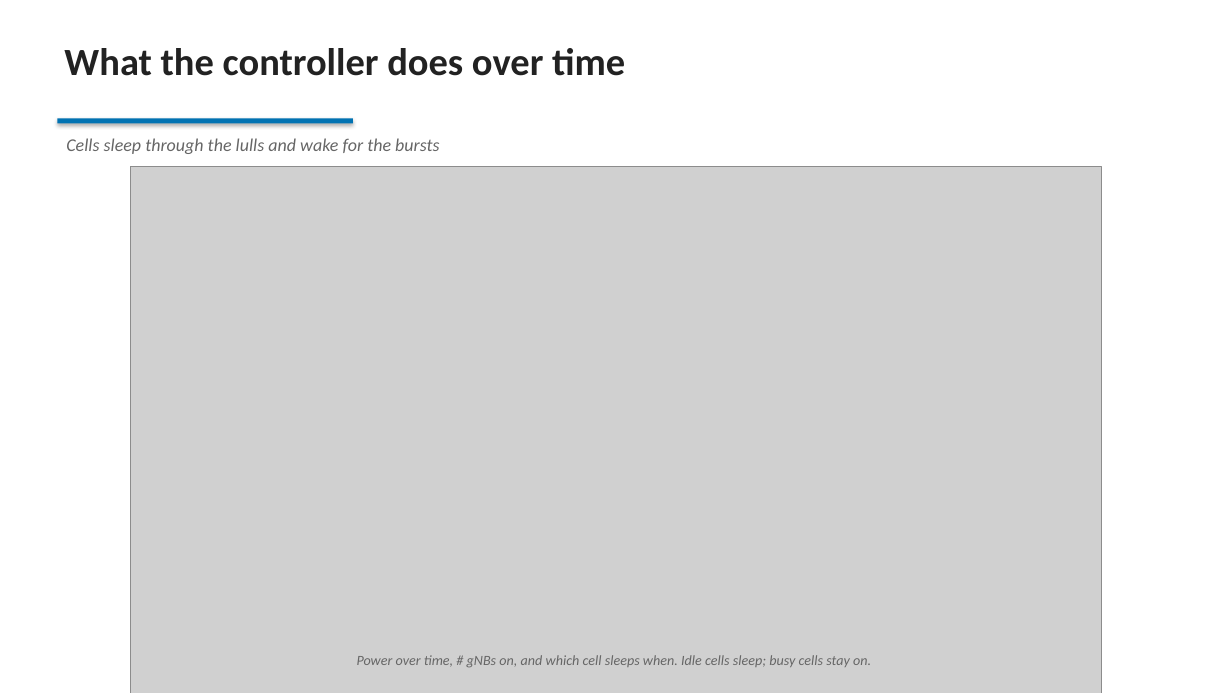
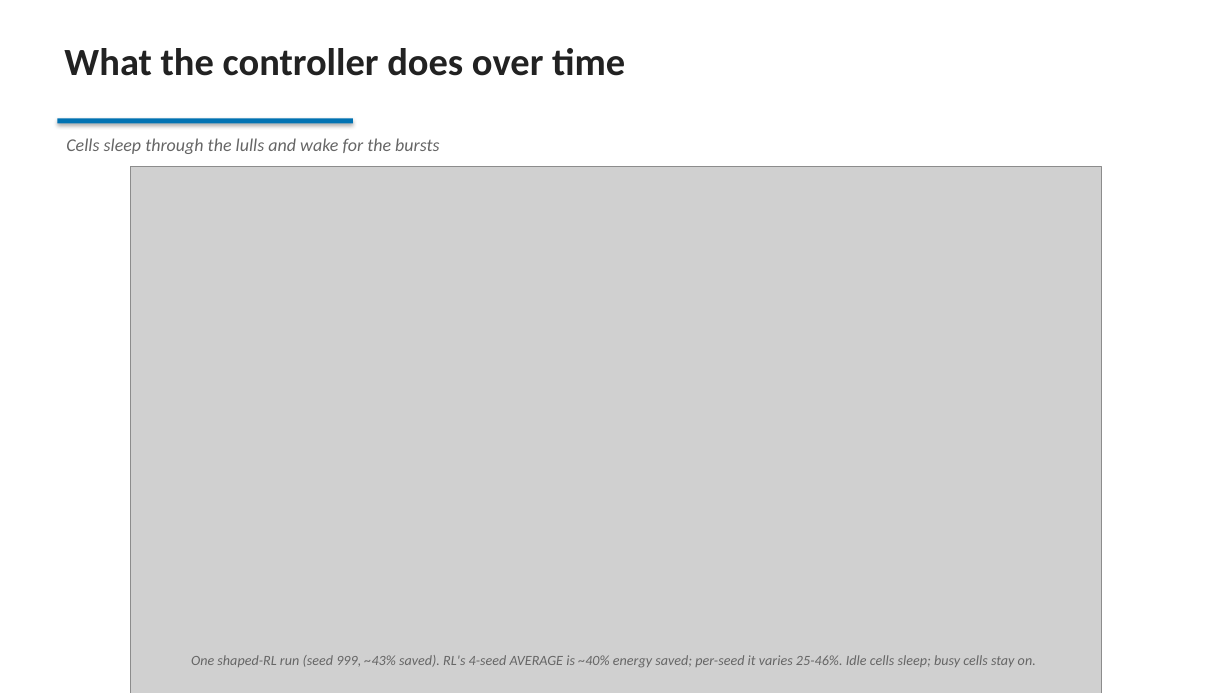
Before and after one commit to SergeantCooper/ns-o-ran-gym, a slide deck: slide 11 of energy_saving_RL_project.pptx. Drawn at 1232x693 pixels with LibreOffice and Linux fonts; fonts in the diff are those of the drawing; grey boxes stand for pictures. Boxes give left, top, right and bottom in pixels: in the first picture for what was removed or moved away, otherwise in the second. Text is boxed around its words. In the diff, an @@ line names an element or a change of style, - is before the commit and + after.

```diff
--- a/energy_saving_RL_project.pptx
+++ b/energy_saving_RL_project.pptx
@@ text at box(191, 655, 1036, 667): text changed @@
-Power over time, # gNBs on, and which cell sleeps when. Idle cells sleep; busy cells stay on.
+One shaped-RL run (seed 999, ~43% saved). RL's 4-seed AVERAGE is ~40% energy saved; per-seed it varies 25-46%. Idle cells sleep; busy cells stay on.
```
Also in this commit, not shown: 1 other slide changed, 3 other files.
